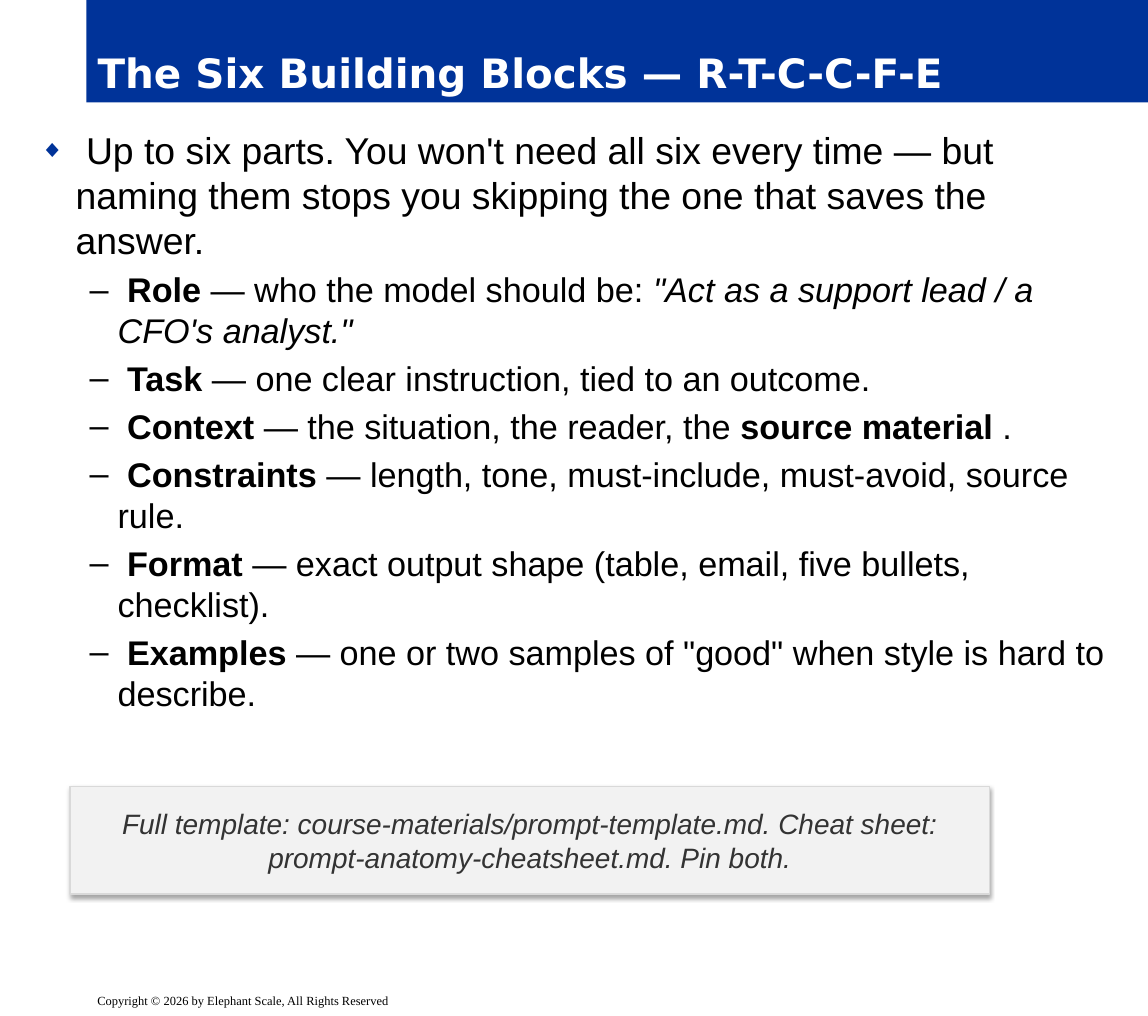
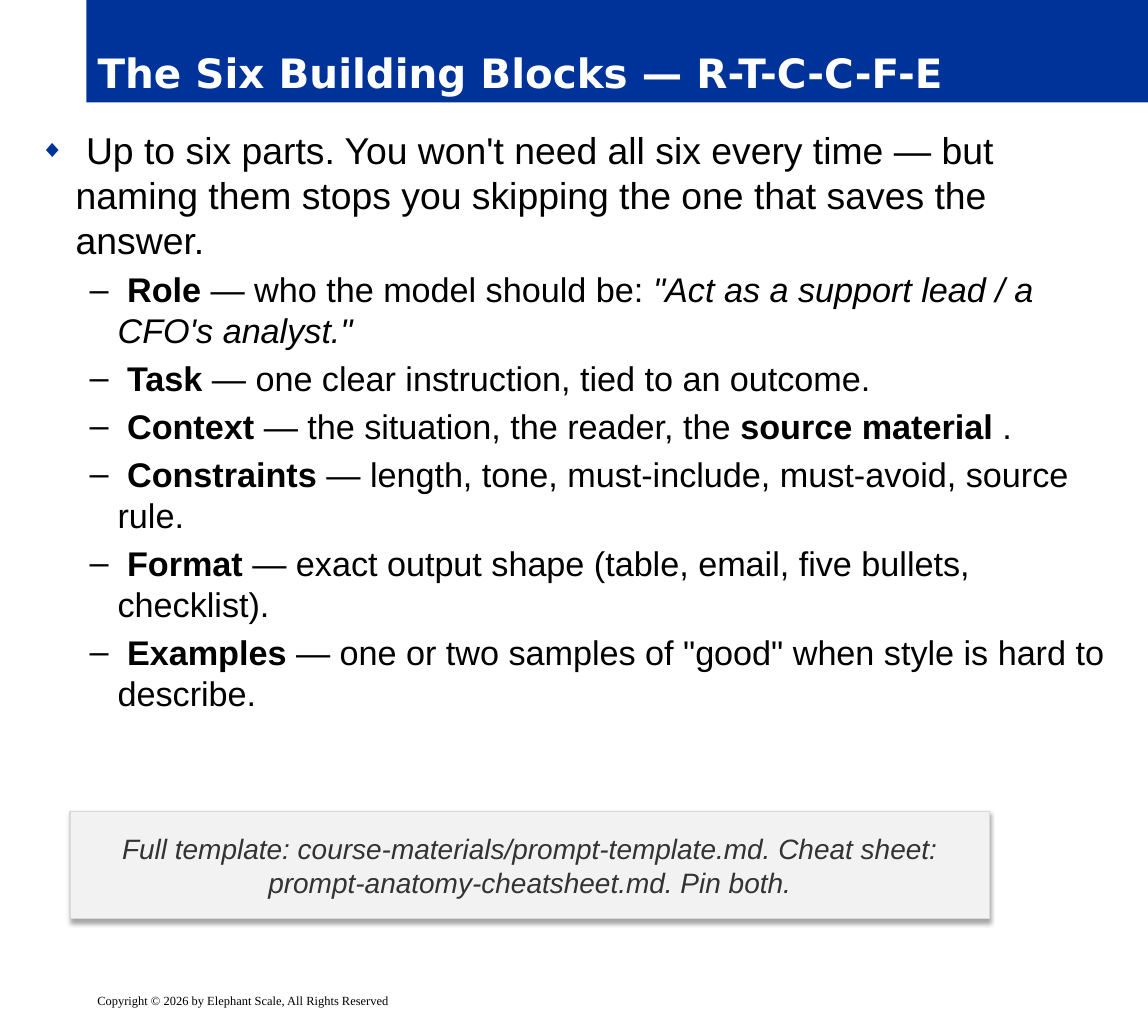
Before and after one commit to elephantscale/Prompt_Engineering_for_Business_Professionals, a slide deck: slide 3 of slides/release/02-anatomy-of-a-prompt.pptx. Drawn at 1148x1016 pixels with LibreOffice and Linux fonts; fonts in the diff are those of the drawing; background and template pictures are left out. Boxes give left, top, right and bottom in pixels: in the first picture for what was removed or moved away, otherwise in the second. Text is boxed around its words. In the diff, an @@ line names an element or a change of style, - is before the commit and + after.

```diff
--- a/slides/release/02-anatomy-of-a-prompt.pptx
+++ b/slides/release/02-anatomy-of-a-prompt.pptx
@@ rectangle "Full template: course-materials/prompt-template.md. Cheat sh ...": place and size @@
-rectangle "Full template: course-materials/prompt-template.md. Cheat sh ..." at bbox=[69, 787, 989, 895]
+rectangle "Full template: course-materials/prompt-template.md. Cheat sh ..." at bbox=[69, 812, 989, 920]
```
Also in this commit, not shown: 8 other slides changed, 1 other file.
